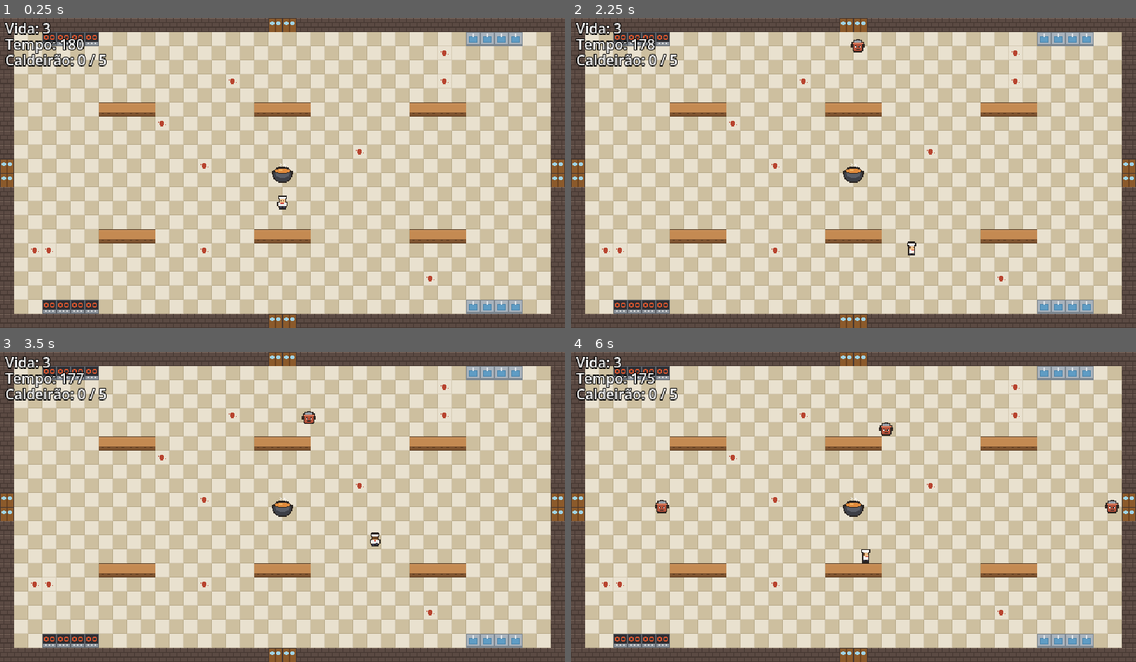
Above: before the commit, frames 1-4 (two rows, left to right).
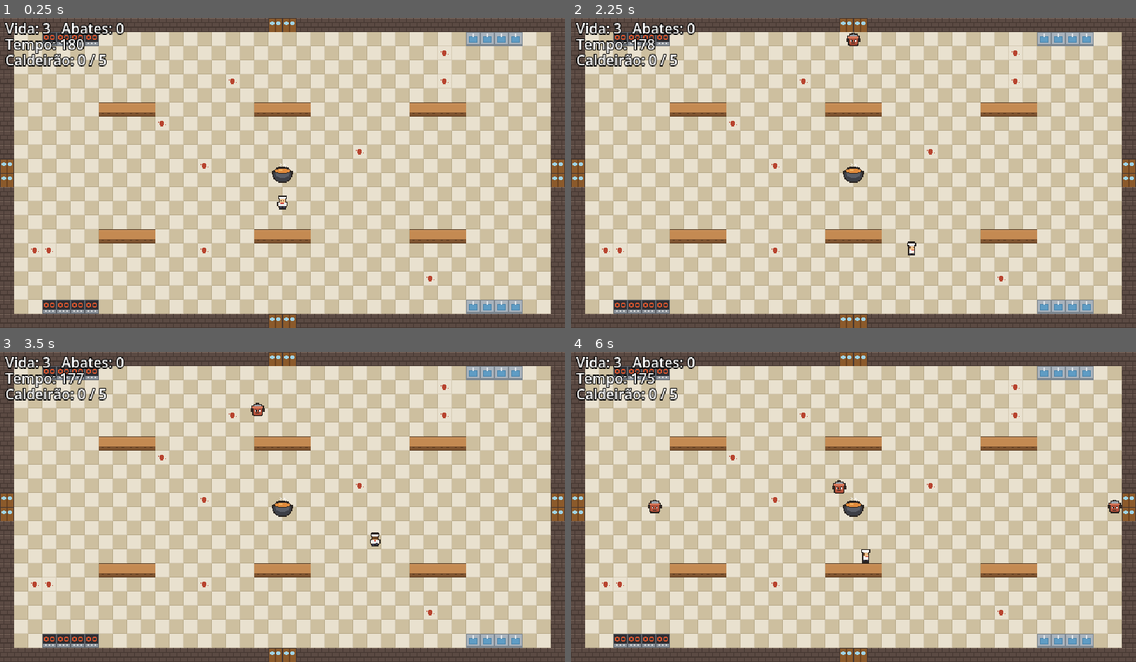
Above: after the commit, the same moments.

Repository: MatheusNDP/panelas-malditas
Game: Godot game, scene res://scenes/cozinha.tscn
The game is run twice, just before and just after one commit, with the same random seed, the same clock (stepped at 60 frames per second) and the same inputs.
Inputs:
- Up to frame 1 (0.25 s): no input
- Up to frame 2 (2.25 s): tap Enter (ui_accept) at 0.5, 0.77, 0.8, 1.07, 1.35, 1.52, 1.82 s; hold Right (right) 0.53-1.28 s; tap Space (atacar) at 0.6, 1.55, 2.1 s; hold Down (down) 1.28-2.03 s; hold Right (right) from 2.03 s (still down)
- Up to frame 3 (3.5 s): tap Enter (ui_accept) at 2.3, 3.02, 3.32 s; release Right (right) at 2.78 s; hold Up (up) from 2.78 s (still down); tap Space (atacar) at 2.85 s
- Up to frame 4 (6 s): release Up (up) at 3.53 s; hold Left (left) 3.53-5.03 s; tap Enter (ui_accept) at 3.6, 3.77, 4.07, 4.52, 4.82, 5.3, 5.85 s; tap Space (atacar) at 4.35, 5.1 s; hold Down (down) 5.03-5.78 s; hold Right (right) from 5.78 s (still down)

The runs differ from the first frame. In frame 1, 0.3% of the frame differs, in the area x 10-22%, y 1-6%; in frame 2, 0.4%; in frame 3, 0.5%; in frame 4, 0.7%, in the area x 10-98%, y 1-53%.

Commit message:
aula-10: inimigo contorna obstaculos e ataque do jogador
Navegacao igual à folha (camadas dentro da região, folga 10, novo Bake),
ataque com recarga de 0,4 s, clarão e placar de abates, e a rota
recalculada por um Timer de 0,2 s.

Co-Authored-By: Claude Opus 5.5 <noreply@anthropic.com>

Diff:
--- a/entities/inimigo.tscn
+++ b/entities/inimigo.tscn
@@ -23,3 +23,9 @@
 [node name="NavigationAgent2D" type="NavigationAgent2D" parent="." unique_id=1730594121]
 path_desired_distance = 4.0
 target_desired_distance = 4.0
+
+[node name="Timer" type="Timer" parent="." unique_id=1188460213]
+wait_time = 0.2
+autostart = true
+
+[connection signal="timeout" from="Timer" to="." method="_on_timer_timeout"]
--- a/entities/jogador.tscn
+++ b/entities/jogador.tscn
@@ -175,3 +175,13 @@
 
 [node name="CollisionShape2D" type="CollisionShape2D" parent="Ataque" unique_id=1906756883]
 shape = SubResource("CircleShape2D_6odg7")
+
+[node name="Golpe" type="ColorRect" parent="Ataque" unique_id=1530187264]
+visible = false
+z_index = 2
+offset_left = -8.0
+offset_top = -8.0
+offset_right = 8.0
+offset_bottom = 8.0
+mouse_filter = 2
+color = Color(1, 1, 1, 0.3529412)
--- a/scenes/cozinha.tscn
+++ b/scenes/cozinha.tscn
@@ -11,16 +11,16 @@
 script = ExtResource("1_cn6vx")
 cena_inimigo = ExtResource("2_mlyj4")
 
-[node name="chao" type="TileMapLayer" parent="." unique_id=1854338650]
+[node name="Navegacao" type="NavigationRegion2D" parent="." unique_id=1410282026]
+navigation_polygon = ExtResource("6_nav10")
+
+[node name="chao" type="TileMapLayer" parent="Navegacao" unique_id=1854338650]
 tile_map_data = PackedByteArray("AAAAAAAAAAAAAAAAAAAAAAEAAAABAAAAAAAAAAIAAAAAAAAAAAAAAAMAAAABAAAAAAAAAAQAAAAAAAAAAAAAAA …(14000 unchanged characters)…
 tile_set = ExtResource("3_g67kr")
 
-[node name="objetos" type="TileMapLayer" parent="." unique_id=161782463 groups=["navegacao"]]
+[node name="objetos" type="TileMapLayer" parent="Navegacao" unique_id=161782463]
 tile_map_data = PackedByteArray("AAAAAAAAAAADAAAAAAAAABUAAAADAAAAAAABAAAAAAADAAAAAAABABUAAAADAAAAAAACAAAAAAADAAAAAAACAB …(2480 unchanged characters)…
 tile_set = ExtResource("3_g67kr")
-
-[node name="Navegacao" type="NavigationRegion2D" parent="." unique_id=1410282026]
-navigation_polygon = ExtResource("6_nav10")
 
 [node name="Jogador" parent="." unique_id=887535217 instance=ExtResource("4_rsdrq")]
 position = Vector2(320, 210)
--- a/scripts/cozinha.gd
+++ b/scripts/cozinha.gd
@@ -1,7 +1,9 @@
-# Origem: técnica do roteiro da Aula 09 (Prof. Ezéfferth), Partes 2.3 e 4.3 (o vila.gd) e ficha Defesa, aplicada à cozinha.
+# Origem: técnica dos roteiros da Aula 09 (Partes 2.3 e 4.3, o vila.gd, e ficha Defesa) e da Aula 10 (Parte 2.5, os abates), Prof. Ezéfferth, aplicada à cozinha.
 extends Node2D
 
 @export var cena_inimigo: PackedScene
+
+var abates := 0
 
 @onready var horda: Timer = $Horda
 @onready var relogio: Timer = $Relogio
@@ -13,7 +15,7 @@
 
 
 func _process(_delta: float) -> void:
-	texto_vida.text = "Vida: %d" % jogador.vida
+	texto_vida.text = "Vida: %d   Abates: %d" % [jogador.vida, abates]
 	texto_tempo.text = "Tempo: %d" % ceil(relogio.time_left)
 	texto_caldeirao.text = "Caldeirão: %d / 5" % objeto.toques
 
@@ -33,9 +35,9 @@
 	vencer()
 
 
-# No tipo Defesa, derrubar panela não conta ponto: o ataque só protege o caldeirão.
+# No tipo Defesa os abates só aparecem no placar: quem decide a vitória é o relógio.
 func inimigo_morreu(_inimigo: Node2D) -> void:
-	pass
+	abates += 1
 
 
 # call_deferred: troca de cena só no fim do quadro, quando a física terminou.
--- a/scripts/inimigo.gd
+++ b/scripts/inimigo.gd
@@ -1,4 +1,4 @@
-# Origem: técnica do roteiro da Aula 09 (Prof. Ezéfferth), Parte 1.3, e fichas Abate e Defesa, aplicadas à panela.
+# Origem: técnica dos roteiros da Aula 09 (Parte 1.3, fichas Abate e Defesa) e da Aula 10 (Partes 1.4 e 2.4 e a rota mais barata), Prof. Ezéfferth, aplicada à panela.
 extends CharacterBody2D
 
 @export var velocidade: float = 40.0
@@ -9,15 +9,19 @@
 
 
 func _physics_process(_delta: float) -> void:
+	# A panela não vai mais em linha reta: o agente acha um caminho pela cozinha
+	# que contorna as bancadas, e ela anda até o próximo ponto desse caminho.
+	var proximo := agente.get_next_path_position()
+	velocity = global_position.direction_to(proximo) * velocidade
+	move_and_slide()
+
+
+# O caminho é recalculado 5 vezes por segundo (o Timer de 0,2 s), e não a cada quadro.
+func _on_timer_timeout() -> void:
 	var alvo := get_tree().get_first_node_in_group(grupo_alvo) as Node2D
 	if alvo == null:
 		return
-
-	# A panela não vai mais em linha reta: o agente acha um caminho pela cozinha
-	# que contorna as bancadas, e ela anda até o próximo ponto desse caminho.
 	agente.target_position = alvo.global_position
-	velocity = global_position.direction_to(agente.get_next_path_position()) * velocidade
-	move_and_slide()
 
 
 func levar_golpe() -> void:
--- a/scripts/jogador.gd
+++ b/scripts/jogador.gd
@@ -1,13 +1,16 @@
-# Origem: técnica dos roteiros da Aula 08 (Parte 3.5) e da Aula 09 (Parte 3.2 e o ataque da ficha Abate), Prof. Ezéfferth, aplicada ao chef.
+# Origem: técnica dos roteiros da Aula 08 (Parte 3.5), da Aula 09 (Parte 3.2) e da Aula 10 (Parte 2.3, o ataque), Prof. Ezéfferth, aplicada ao chef.
 extends CharacterBody2D
 
 @export var velocidade: float = 70.0
 @export var vida: int = 3
 
 var invencivel := false
+var pode_atacar := true
 
 @onready var anim: AnimatedSprite2D = $AnimatedSprite2D
 @onready var hurtbox: Area2D = $Hurtbox
+@onready var ataque: Area2D = $Ataque
+@onready var golpe: ColorRect = $Ataque/Golpe
 
 
 func _process(_delta: float) -> void:
@@ -15,9 +18,8 @@
 	if not invencivel and hurtbox.has_overlapping_bodies():
 		levar_dano()
 
-	if Input.is_action_just_pressed("atacar"):
-		for inimigo in $Ataque.get_overlapping_bodies():
-			inimigo.levar_golpe()
+	if pode_atacar and Input.is_action_just_pressed("atacar"):
+		atacar()
 
 
 func _physics_process(_delta: float) -> void:
@@ -53,3 +55,17 @@
 	await get_tree().create_timer(1.0).timeout
 	modulate.a = 1.0
 	invencivel = false
+
+
+func atacar() -> void:
+	# Acerta toda panela que estiver dentro do círculo neste quadro.
+	for inimigo in ataque.get_overlapping_bodies():
+		inimigo.levar_golpe()
+
+	# O clarão dura 0,1 s; o próximo golpe só sai 0,4 s depois deste.
+	pode_atacar = false
+	golpe.visible = true
+	await get_tree().create_timer(0.1).timeout
+	golpe.visible = false
+	await get_tree().create_timer(0.3).timeout
+	pode_atacar = true
--- a/tiles/navegacao.tres
+++ b/tiles/navegacao.tres
@@ -1,10 +1,7 @@
 [gd_resource type="NavigationPolygon" format=3]
 
 [resource]
-vertices = PackedVector2Array(598, 314, 522, 314, 182, 262, 282, 262, 618, 22, 618, 330, 534, 118, 534, 90, 598, 38, 182, 118, 182, 90, 282, 90, 282, 118, 118, 38, 118, 22, 522, 22, 522, 38, 458, 90, 358, 90, 598, 22, 458, 118, 358, 118, 106, 90, 42, 38, 458, 234, 458, 262, 358, 262, 358, 234, 598, 330, 534, 262, 534, 234, 522, 330, 118, 330, 118, 314, 106, 262, 42, 314, 42, 330, 22, 330, 22, 22, 106, 234, 42, 22, 182, 234, 106, 118, 282, 234)
-polygons = Array[PackedInt32Array]([PackedInt32Array(0, 1, 2, 3), PackedInt32Array(4, 5, 6, 7, 8), PackedInt32Array(9, 10, 11, 12), PackedInt32Array(13, 14, 15, 16, 17, 18), PackedInt32Array(8, 19, 4), PackedInt32Array(16, 8, 7, 17), PackedInt32Array(17, 20, 21, 18), PackedInt32Array(13, 18, 11), PackedInt32Array(13, 11, 10), PackedInt32Array(13, 10, 22, 23), PackedInt32Array(24, 25, 26, 27), PackedInt32Array(5, 28, 0), PackedInt32Array(5, 0, 29, 30), PackedInt32Array(2, 1, 31, 32, 33), PackedInt32Array(34, 2, 33, 35), PackedInt32Array(35, 36, 37, 38), PackedInt32Array(39, 34, 35, 38, 23), PackedInt32Array(38, 40, 23), PackedInt32Array(41, 39, 23, 42), PackedInt32Array(20, 6, 5, 30), PackedInt32Array(20, 30, 24, 21), PackedInt32Array(21, 24, 27, 12), PackedInt32Array(12, 27, 43, 9), PackedInt32Array(23, 22, 42), PackedInt32Array(41, 42, 9, 43, 3), PackedInt32Array(2, 41, 3), PackedInt32Array(0, 3, 26), PackedInt32Array(0, 26, 25), PackedInt32Array(0, 25, 29)])
+vertices = PackedVector2Array(602, 310, 518, 310, 186, 266, 278, 266, 538, 230, 454, 230, 186, 122, 186, 86, 278, 122, 538, 122, 538, 86, 602, 42, 614, 326, 518, 42, 454, 86, 122, 42, 122, 26, 518, 26, 362, 86, 454, 122, 362, 122, 278, 86, 602, 26, 614, 26, 602, 326, 454, 266, 362, 266, 362, 230, 278, 230, 102, 122, 518, 326, 122, 326, 122, 310, 102, 266, 38, 310, 38, 326, 26, 326, 26, 26, 102, 230, 38, 42, 38, 26, 186, 230, 538, 266, 102, 86)
+polygons = Array[PackedInt32Array]([PackedInt32Array(0, 1, 2, 3), PackedInt32Array(4, 5, 6, 7, 8), PackedInt32Array(9, 10, 11, 12, 0), PackedInt32Array(13, 11, 10, 14), PackedInt32Array(15, 16, 17, 13, 14, 18), PackedInt32Array(14, 19, 20, 18), PackedInt32Array(15, 18, 21), PackedInt32Array(11, 22, 23, 12), PackedInt32Array(12, 24, 0), PackedInt32Array(5, 25, 26, 27), PackedInt32Array(6, 5, 27), PackedInt32Array(6, 27, 28, 29), PackedInt32Array(2, 1, 30, 31, 32), PackedInt32Array(33, 2, 32, 34), PackedInt32Array(34, 35, 36, 37), PackedInt32Array(38, 33, 34, 37, 39), PackedInt32Array(37, 40, 39), PackedInt32Array(15, 21, 8, 7), PackedInt32Array(19, 9, 0, 4), PackedInt32Array(41, 38, 39, 29), PackedInt32Array(0, 42, 4), PackedInt32Array(20, 19, 4), PackedInt32Array(29, 28, 3, 41), PackedInt32Array(25, 42, 0), PackedInt32Array(8, 20, 4), PackedInt32Array(15, 7, 43, 39), PackedInt32Array(39, 43, 29), PackedInt32Array(2, 41, 3), PackedInt32Array(0, 3, 26), PackedInt32Array(0, 26, 25)])
 outlines = Array[PackedVector2Array]([PackedVector2Array(0, 0, 640, 0, 640, 352, 0, 352)])
 parsed_geometry_type = 1
-source_geometry_mode = 2
-source_geometry_group_name = &"navegacao"
-agent_radius = 6.0
Not shown, changed: DEVLOG.md
Not shown, changed: README.md
